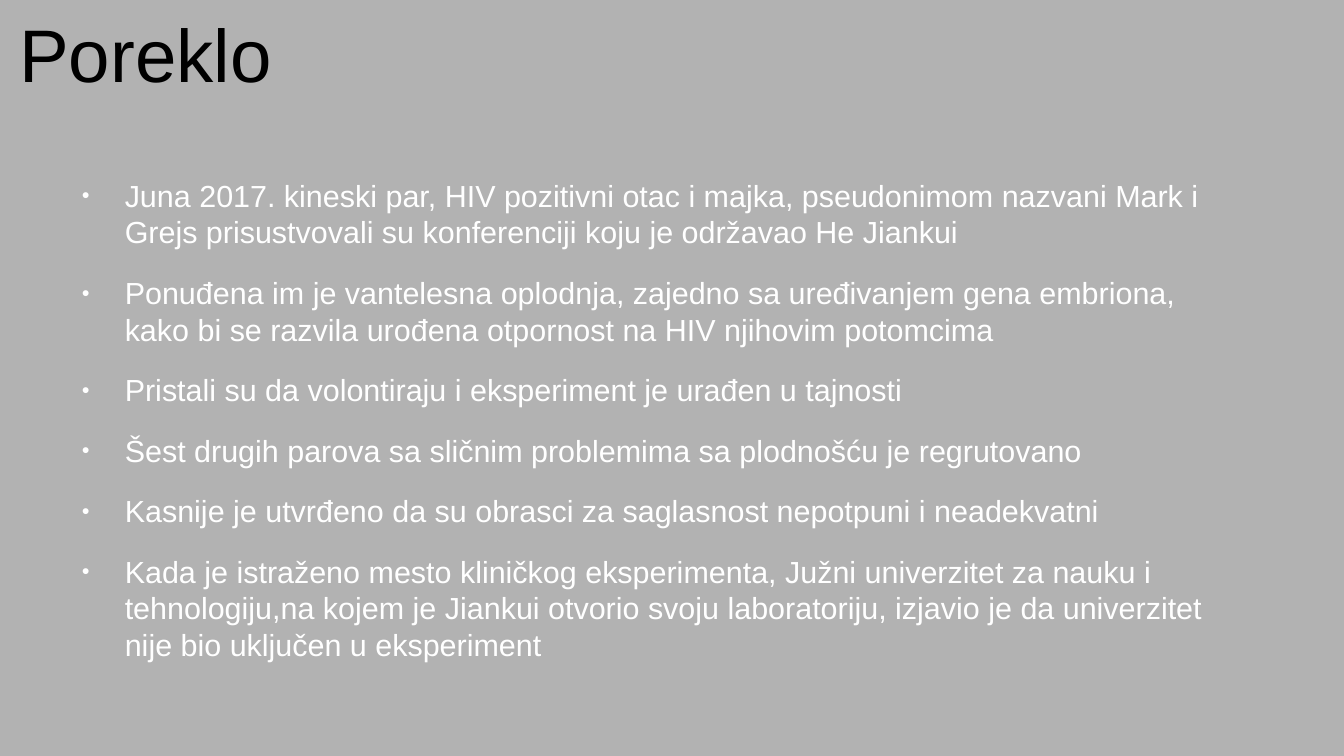
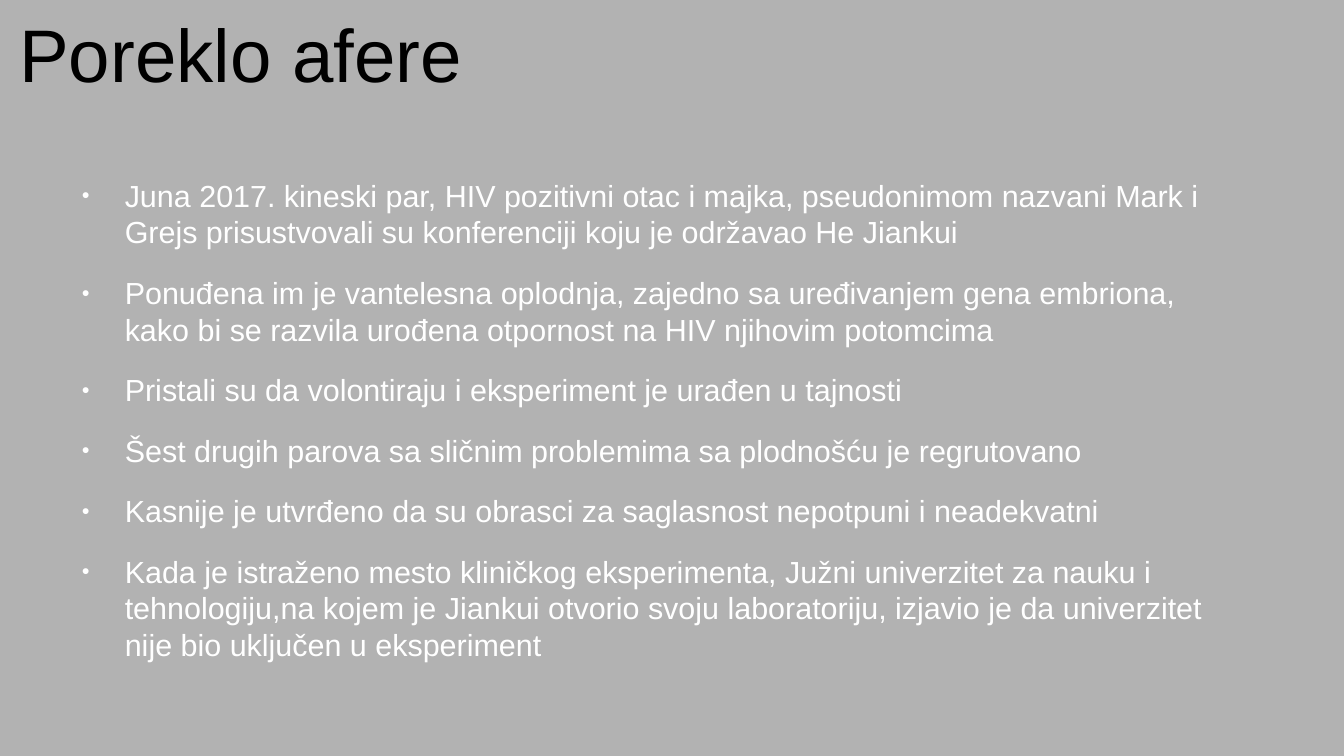
Before and after one commit to NikolaBelak/He-Jiankui-afera, a slide deck: slide 3 of He Jiankui afera.odp. Drawn at 1344x756 pixels with LibreOffice and Linux fonts; fonts in the diff are those of the drawing. Boxes give left, top, right and bottom in pixels: in the first picture for what was removed or moved away, otherwise in the second. Text is boxed around its words. In the diff, an @@ line names an element or a change of style, - is before the commit and + after.

```diff
--- a/He Jiankui afera.odp
+++ b/He Jiankui afera.odp
@@ title at bbox=[19, 28, 462, 83]: text changed @@
-Poreklo
+Poreklo afere
```
Also in this commit, not shown: 3 other slides changed, 1 other file.
